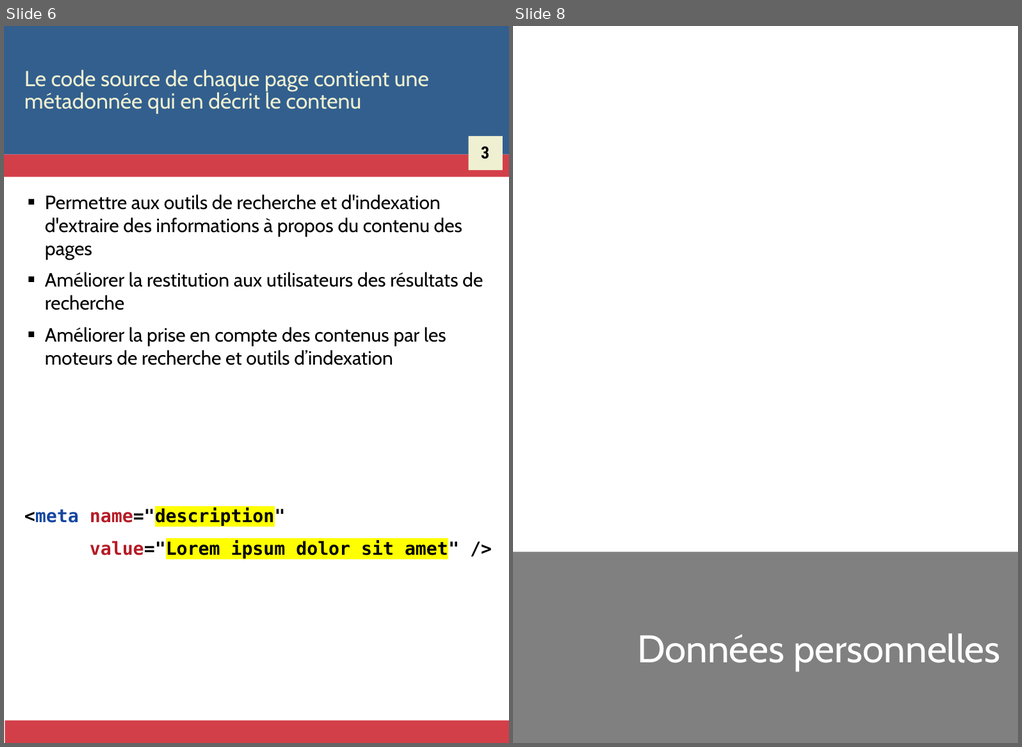
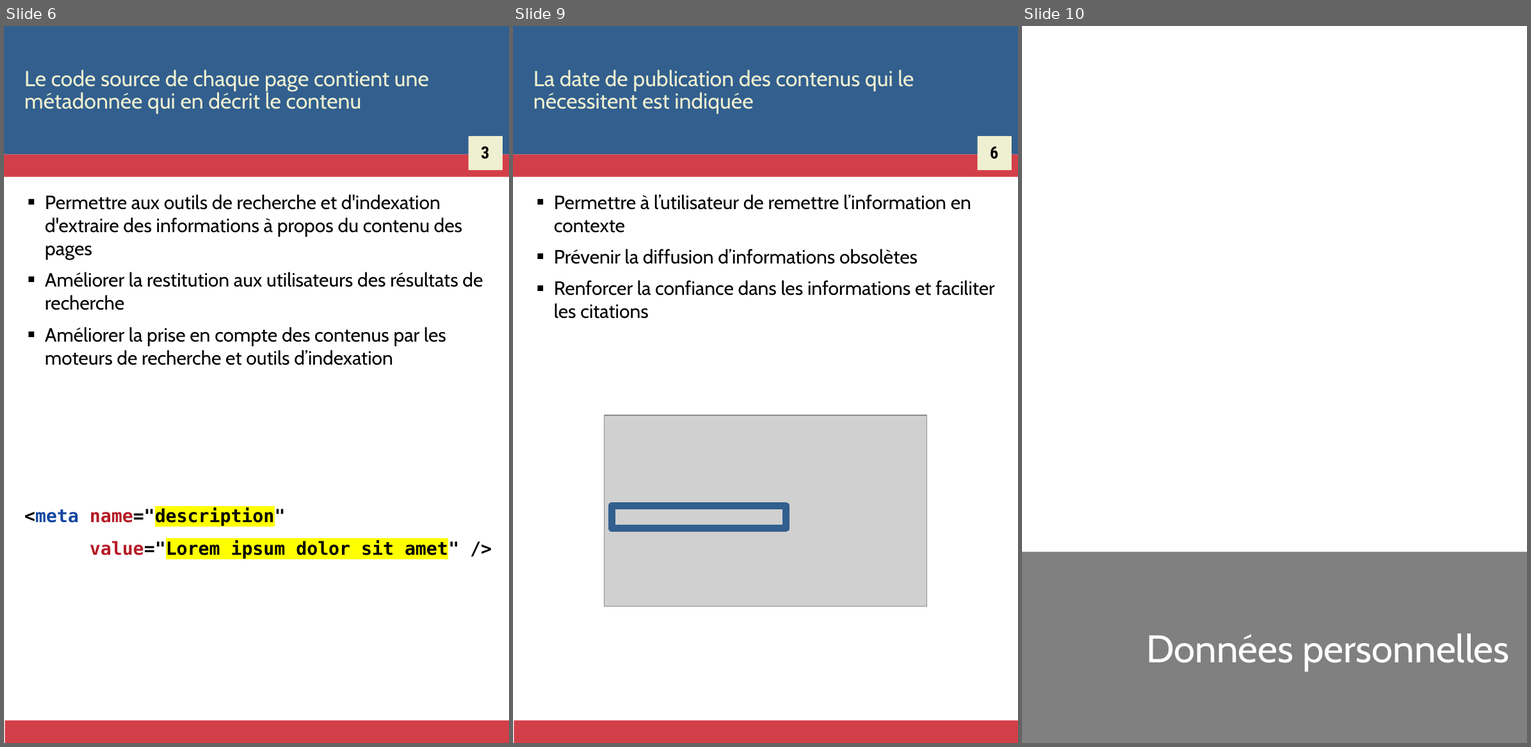
Before and after one commit to Zigazou/bonnes-pratiques-illustrees, a slide deck: bonnes-pratiques.odp. Shown side by side, each under a label of ours: slides 6 and 8 before the commit, slides 6, 9 and 10 after it; the slides between them are not shown. The pictures are 1022x747 and 1531x747 pixels, drawn with LibreOffice and Linux fonts; fonts in the diff are those of the drawing; grey boxes stand for pictures. Boxes give left, top, right and bottom in pixels: in the first picture for what was removed or moved away, otherwise in the second. Text is boxed around its words. In the diff, an @@ line names an element or a change of style, - is before the commit and + after.

```diff
--- a/bonnes-pratiques.odp
+++ b/bonnes-pratiques.odp
@@ slide 9 added at (513, 26, 1018, 743), background #FFFFFF; not listed: 4 template elements that a slide beside it also shows @@
@@ title added at (533, 70, 914, 114), 18 pt, text #EFF0D1 @@
+La date de publication des contenus qui le nécessitent est indiquée
@@ text added at (990, 146, 998, 159), 14 pt, text #000000, bold @@
+6
@@ text added at (554, 194, 995, 318), 16 pt, text #000000 @@
+■ Permettre à l’utilisateur de remettre l’information en contexte
+■ Prévenir la diffusion d’informations obsolètes
+■ Renforcer la confiance dans les informations et faciliter les citations
@@ picture added at (604, 415, 926, 605) @@
@@ rectangle added at (612, 505, 786, 528), outline #325F8E 5.67 pt @@
@@ what was slide 8 is now slide 10 @@
```
Also in this commit, not shown: 1 slide changed, 1 other slide added, 9 other files.
